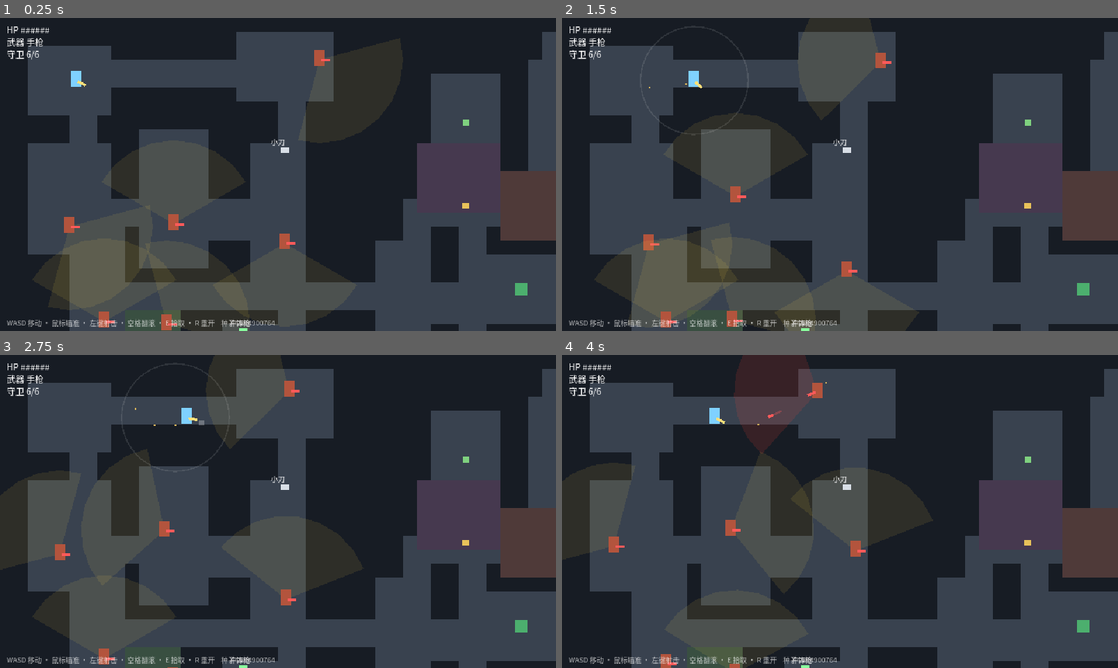
Above: before the commit, frames 1-4 (two rows, left to right).
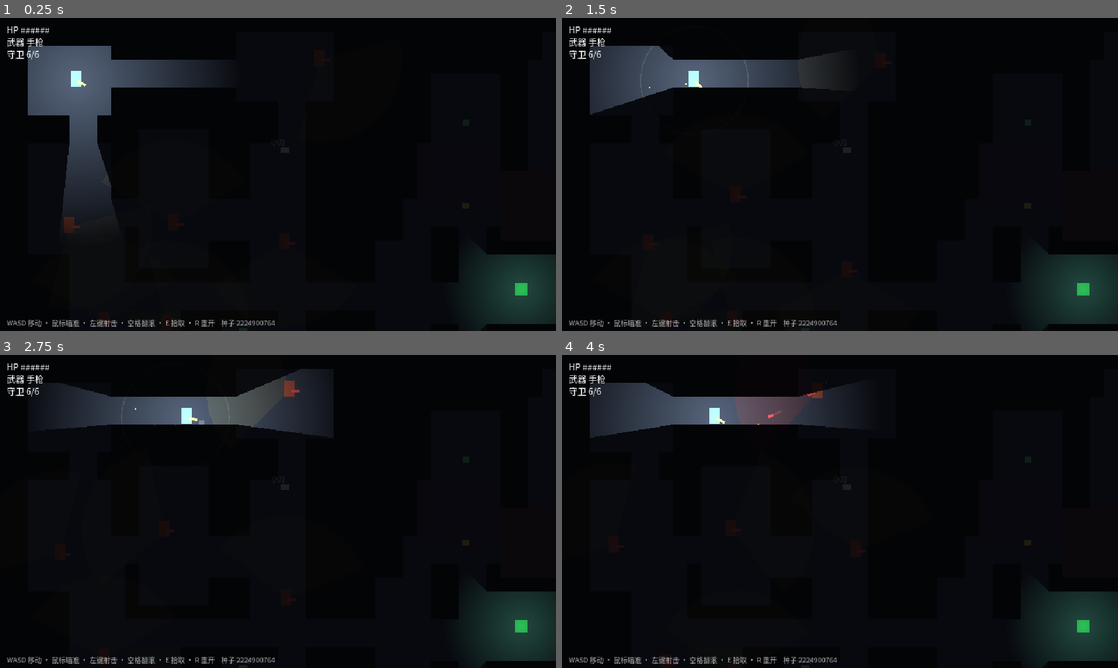
Above: after the commit, the same moments.

Repository: 1qw234e3/squid-rogue
Game: Godot game, scene res://scenes/m0/M0Arena.tscn
Same seed, same stepped clock (60 frames per second), same inputs: the game is played once before the commit and once after it. This scene is started directly instead of the project's main scene.
Inputs (mouse positions are in pixels of both pictures, inside the frame that each line leads up to):
- Up to frame 1 (0.25 s): no input
- Up to frame 2 (1.5 s): tap Enter (ui_accept) at 0.5, 0.77 s; move the mouse to (962, 158) at 0.52 s; hold D (move_right) 0.53-1.25 s; hold E (interact) 0.53-1.25 s; click (962, 158) at 0.67 s; drag from (728, 190) to (1084, 290) at 1.27 s
- Up to frame 3 (2.75 s): move the mouse to (333, 442) at 2.02 s; press the mouse at (333, 442) at 2.03 s; hold D (move_right) from 2.03 s (still down)
- Up to frame 4 (4 s): release D (move_right) at 2.75 s; release the mouse at (895, 442) at 2.75 s; drag from (812, 574) to (673, 464) at 2.77 s; move the mouse to (1006, 558) at 3.52 s; hold A (move_left) from 3.53 s (still down); hold E (interact) from 3.53 s (still down); tap Enter (ui_accept) at 3.77 s

The runs differ from the first frame. In frame 1, 96% of the frame differs, in the area x 0-100%, y 0-100%; in frame 2, 96%; in frame 3, 97%; in frame 4, 97%.

Commit message:
[m0] 守卫猎杀改夜战:全场漆黑 + 手电视野 + 墙体遮光
- CanvasModulate 全场压黑,玩家挂 PointLight2D 手电(光圈约12格)
- 每段合并墙体同时挂 LightOccluder2D:光被墙挡住,拐角后看不见,
  真实视线而非圆形迷雾;守卫黑暗中只闻其声(方位音效),进光圈才现形
- 出口常亮绿色灯标,黑暗中远距离可见,替代已删的箭头做导航
- 枪口闪光灯:开枪照亮一瞬,同时暴露自己——与噪音系统呼应

Co-Authored-By: Claude Fable 5 <noreply@anthropic.com>

Diff:
--- a/scripts/autoload/game.gd
+++ b/scripts/autoload/game.gd
@@ -16,6 +16,7 @@
 var camera: Camera2D
 var _hitstopping := false
 var _ui_font: SystemFont
+var _light_tex: GradientTexture2D
 var _sfx_players: Array = []
 var _sfx_streams := {}
 var _sfx_index := 0
@@ -67,6 +68,22 @@
 		_ui_font = SystemFont.new()
 		_ui_font.font_names = PackedStringArray(["PingFang SC", "Hiragino Sans GB", "Microsoft YaHei", "Noto Sans CJK SC"])
 	return _ui_font
+
+
+## 径向渐变光斑贴图(缓存共享):PointLight2D 通用,中心亮边缘透明
+func radial_light_texture() -> GradientTexture2D:
+	if _light_tex == null:
+		var grad := Gradient.new()
+		grad.set_color(0, Color(1, 1, 1, 1))
+		grad.set_color(1, Color(1, 1, 1, 0))
+		_light_tex = GradientTexture2D.new()
+		_light_tex.gradient = grad
+		_light_tex.fill = GradientTexture2D.FILL_RADIAL
+		_light_tex.fill_from = Vector2(0.5, 0.5)
+		_light_tex.fill_to = Vector2(0.5, 0.0)
+		_light_tex.width = 256
+		_light_tex.height = 256
+	return _light_tex
 
 
 ## 世界坐标处冒一行小字,上浮淡出(拾取/奖励提示通用)
--- a/scripts/combat/weapon.gd
+++ b/scripts/combat/weapon.gd
@@ -50,6 +50,7 @@
 var cooldown := 0.0
 var barrel: ColorRect
 var flash_rect: ColorRect
+var flash_light: PointLight2D
 
 
 func _ready() -> void:
@@ -64,6 +65,14 @@
 	flash_rect.color = Color(1.0, 1.0, 0.8)
 	flash_rect.visible = false
 	add_child(flash_rect)
+	# 枪口闪光灯:黑暗关里开枪会真的照亮一瞬——也照亮你自己的位置
+	flash_light = PointLight2D.new()
+	flash_light.texture = Game.radial_light_texture()
+	flash_light.texture_scale = 0.6
+	flash_light.energy = 0.0
+	flash_light.color = Color(1.0, 0.9, 0.6)
+	flash_light.position = Vector2(12, 0)
+	add_child(flash_light)
 
 
 func setup(s: Dictionary, group: String, mask: int) -> void:
@@ -144,12 +153,14 @@
 
 func _muzzle_flash() -> void:
 	flash_rect.visible = true
+	flash_light.energy = 1.2
 	# 用信号连接而不是 await:武器若中途被释放,连接会自动断开,不会报错
 	get_tree().create_timer(0.06).timeout.connect(_hide_flash)
 
 
 func _hide_flash() -> void:
 	flash_rect.visible = false
+	flash_light.energy = 0.0
 
 
 func _eject_shell() -> void:
--- a/scripts/m0/m0_arena.gd
+++ b/scripts/m0/m0_arena.gd
@@ -48,6 +48,7 @@
 	_pick_landmark_rooms()
 	_setup_astar()
 	_build_walls()
+	_setup_darkness()
 	_setup_hud()  # HUD 先建好,玩家 _ready 里发的初始信号才能被接到
 	_spawn_player()
 	_setup_camera()
@@ -149,6 +150,17 @@
 				shape.shape = rect
 				shape.position = Vector2((start + x) * CELL / 2.0, y * CELL + CELL / 2.0)
 				body.add_child(shape)
+				# 同一段墙再挂一个遮光体:光被墙挡住,拐角后面真的看不见
+				var occluder := LightOccluder2D.new()
+				var poly := OccluderPolygon2D.new()
+				var half := rect.size / 2.0
+				poly.polygon = PackedVector2Array([
+					Vector2(-half.x, -half.y), Vector2(half.x, -half.y),
+					Vector2(half.x, half.y), Vector2(-half.x, half.y),
+				])
+				occluder.occluder = poly
+				occluder.position = shape.position
+				body.add_child(occluder)
 			else:
 				x += 1
 
@@ -163,10 +175,24 @@
 	return _cell_center(c)
 
 
+## 全场压黑:环境漆黑,地图只在玩家手电的光里呈现(§3.2 夜战变体常驻本关)
+func _setup_darkness() -> void:
+	var dark := CanvasModulate.new()
+	dark.color = Color(0.13, 0.14, 0.18)
+	add_child(dark)
+
+
 func _spawn_player() -> void:
 	player = PlayerScript.new()
 	add_child(player)
 	player.global_position = _cell_center((rooms[0] as Rect2i).get_center())
+	# 手电:跟着玩家走的光源,被墙遮挡出真实视线
+	var torch := PointLight2D.new()
+	torch.texture = Game.radial_light_texture()
+	torch.texture_scale = 1.5  # 光圈半径约 190px(12 格)
+	torch.energy = 1.4
+	torch.shadow_enabled = true
+	player.add_child(torch)
 
 
 func _setup_camera() -> void:
@@ -198,6 +224,14 @@
 	mark.position = -mark.size / 2.0
 	mark.color = Color("4caf6e")
 	exit.add_child(mark)
+	# 出口常亮一盏绿灯:黑暗里远远的一点绿光,就是导航
+	var beacon := PointLight2D.new()
+	beacon.texture = Game.radial_light_texture()
+	beacon.texture_scale = 0.7
+	beacon.energy = 1.1
+	beacon.color = Color("6bdF8e")
+	beacon.shadow_enabled = true
+	exit.add_child(beacon)
 	add_child(exit)
 	exit.global_position = _cell_center(room.get_center())
 	exit.body_entered.connect(func(_body: Node) -> void: EventBus.exit_reached.emit())
